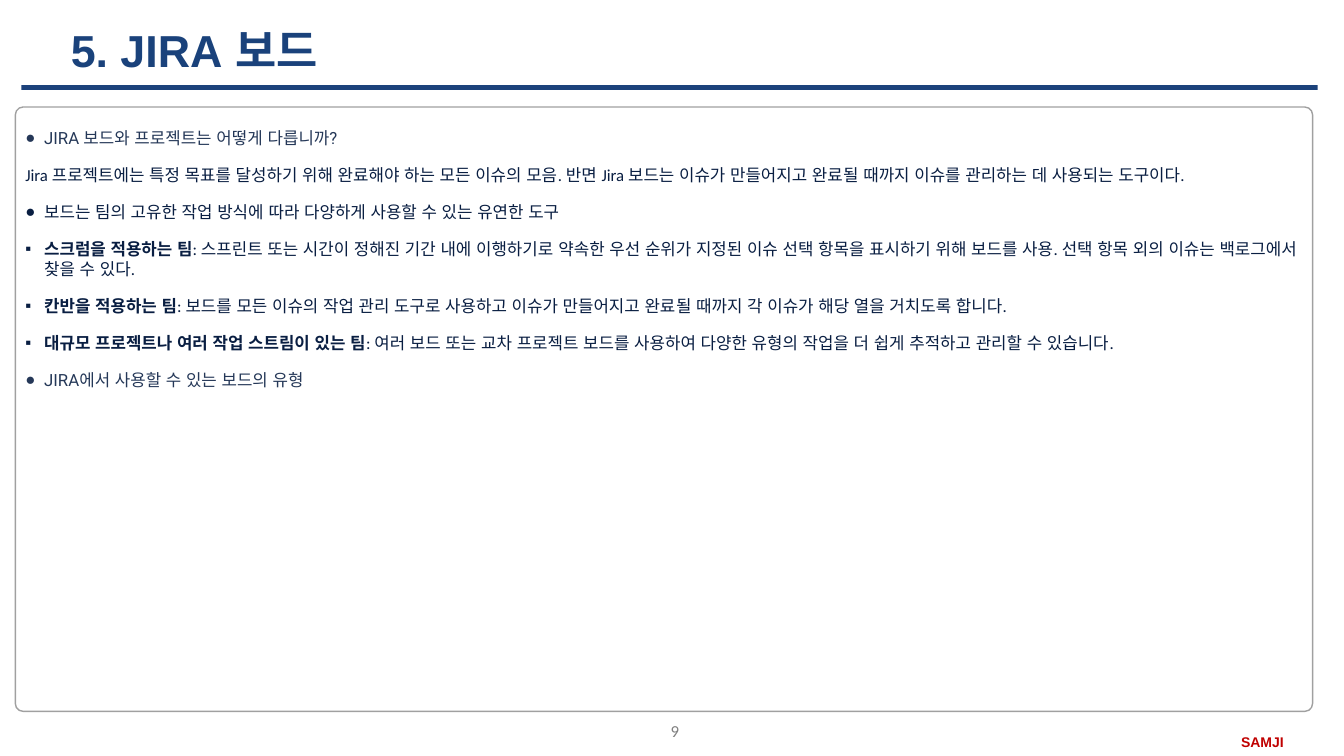
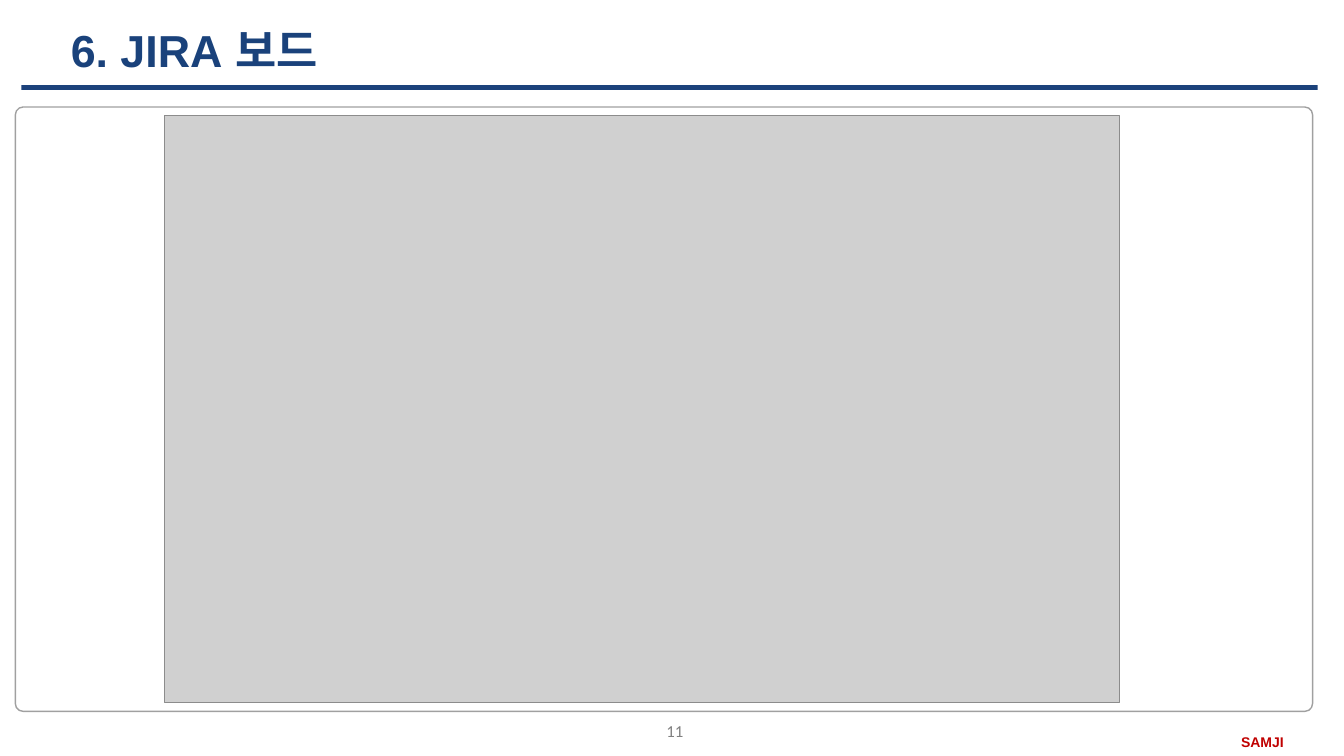
Before and after one commit to SangguKang/doc, a slide deck: slide 11 of Transfer/JIRA.pptx (slide 9 before the commit). Drawn at 1344x756 pixels with LibreOffice and Linux fonts; fonts in the diff are those of the drawing; grey boxes stand for pictures; background and template pictures are left out. Boxes give left, top, right and bottom in pixels: in the first picture for what was removed or moved away, otherwise in the second. Text is boxed around its words. In the diff, an @@ line names an element or a change of style, - is before the commit and + after.

```diff
--- a/Transfer/JIRA.pptx
+++ b/Transfer/JIRA.pptx
@@ title at box(71, 32, 317, 68): text changed @@
-5. JIRA 보드
+6. JIRA 보드
@@ picture added at box(164, 116, 1119, 703) @@
@@ text removed at box(25, 130, 1297, 388) @@
-● JIRA 보드와 프로젝트는 어떻게 다릅니까?
-Jira 프로젝트에는 특정 목표를 달성하기 위해 완료해야 하는 모든 이슈의 모음. 반면 Jira 보드는 이슈가 만들어지고 완료될 때까지 이슈를 관리하는 데 사용되는 도구이다.
-● 보드는 팀의 고유한 작업 방식에 따라 다양하게 사용할 수 있는 유연한 도구
-▪ 스크럼을 적용하는 팀: 스프린트 또는 시간이 정해진 기간 내에 이행하기로 약속한 우선 순위가 지정된 이슈 선택 항목을 표시하기 위해 보드를 사용. 선택 항목 외의 이슈는 백로그에서 찾을 수 있다.
-▪ 칸반을 적용하는 팀: 보드를 모든 이슈의 작업 관리 도구로 사용하고 이슈가 만들어지고 완료될 때까지 각 이슈가 해당 열을 거치도록 합니다.
-▪ 대규모 프로젝트나 여러 작업 스트림이 있는 팀: 여러 보드 또는 교차 프로젝트 보드를 사용하여 다양한 유형의 작업을 더 쉽게 추적하고 관리할 수 있습니다.
-● JIRA에서 사용할 수 있는 보드의 유형
@@ page number at box(666, 726, 683, 737): text changed @@
-9
+11
```
Also in this commit, not shown: 10 other slides changed, 4 slides added, 18 slides removed, 3 other files.
